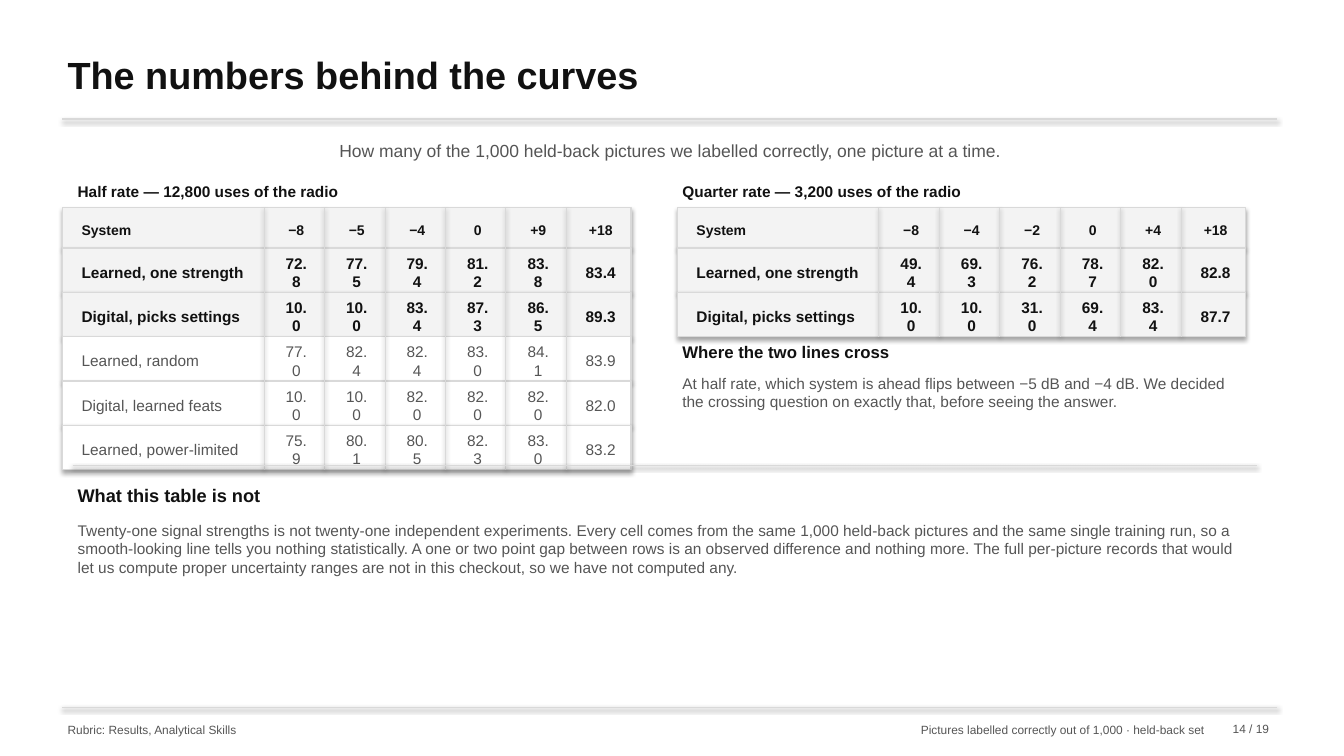
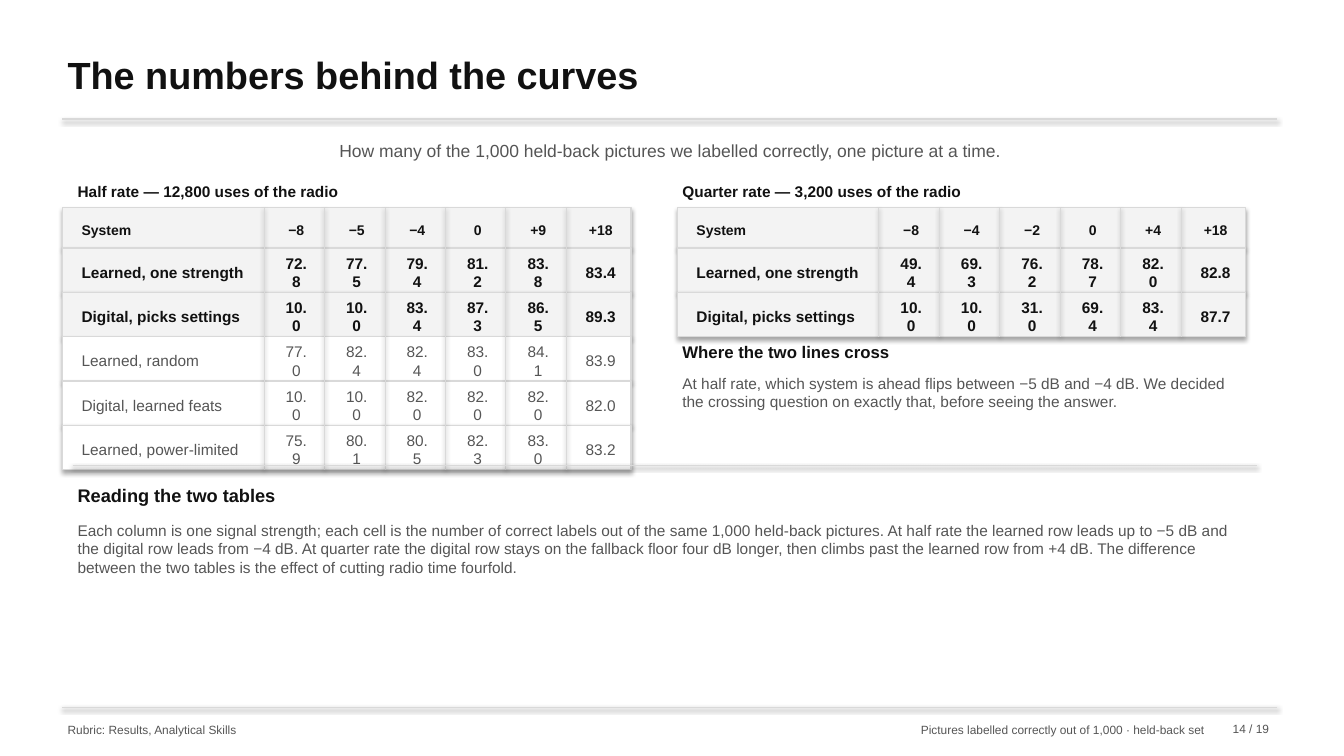
Before and after one commit to nxck2005/capstone, a slide deck: slide 14 of deliverables/review-2/semantic-communication-second-review.pptx. Drawn at 1344x756 pixels with LibreOffice and Linux fonts; fonts in the diff are those of the drawing. Boxes give left, top, right and bottom in pixels: in the first picture for what was removed or moved away, otherwise in the second. Text is boxed around its words. In the diff, an @@ line names an element or a change of style, - is before the commit and + after.

```diff
--- a/deliverables/review-2/semantic-communication-second-review.pptx
+++ b/deliverables/review-2/semantic-communication-second-review.pptx
@@ text at (x1=78, y1=488, x2=275, y2=506): text changed @@
-What this table is not
+Reading the two tables
@@ text at (x1=78, y1=525, x2=1228, y2=576): text changed @@
-Twenty-one signal strengths is not twenty-one independent experiments. Every cell comes from the same 1,000 held-back pictures and the same single training run, so a smooth-looking line tells you nothing statistically. A one or two point gap between rows is an observed difference and nothing more. The full per-picture records that would let us compute proper uncertainty ranges are not in this checkout, so we have not computed any.
+Each column is one signal strength; each cell is the number of correct labels out of the same 1,000 held-back pictures. At half rate the learned row leads up to −5 dB and the digital row leads from −4 dB. At quarter rate the digital row stays on the fallback floor four dB longer, then climbs past the learned row from +4 dB. The difference between the two tables is the effect of cutting radio time fourfold.
```
Also in this commit, not shown: 18 other slides changed, 25 other files.
